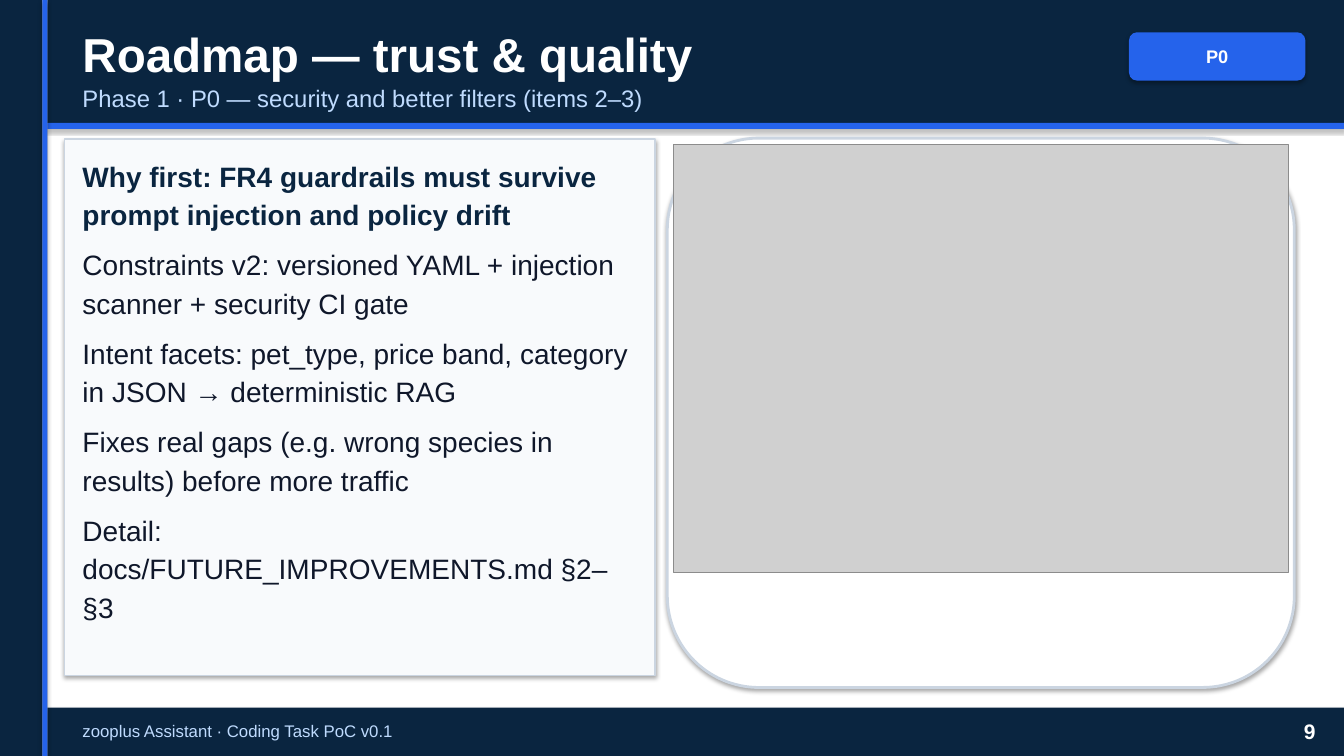
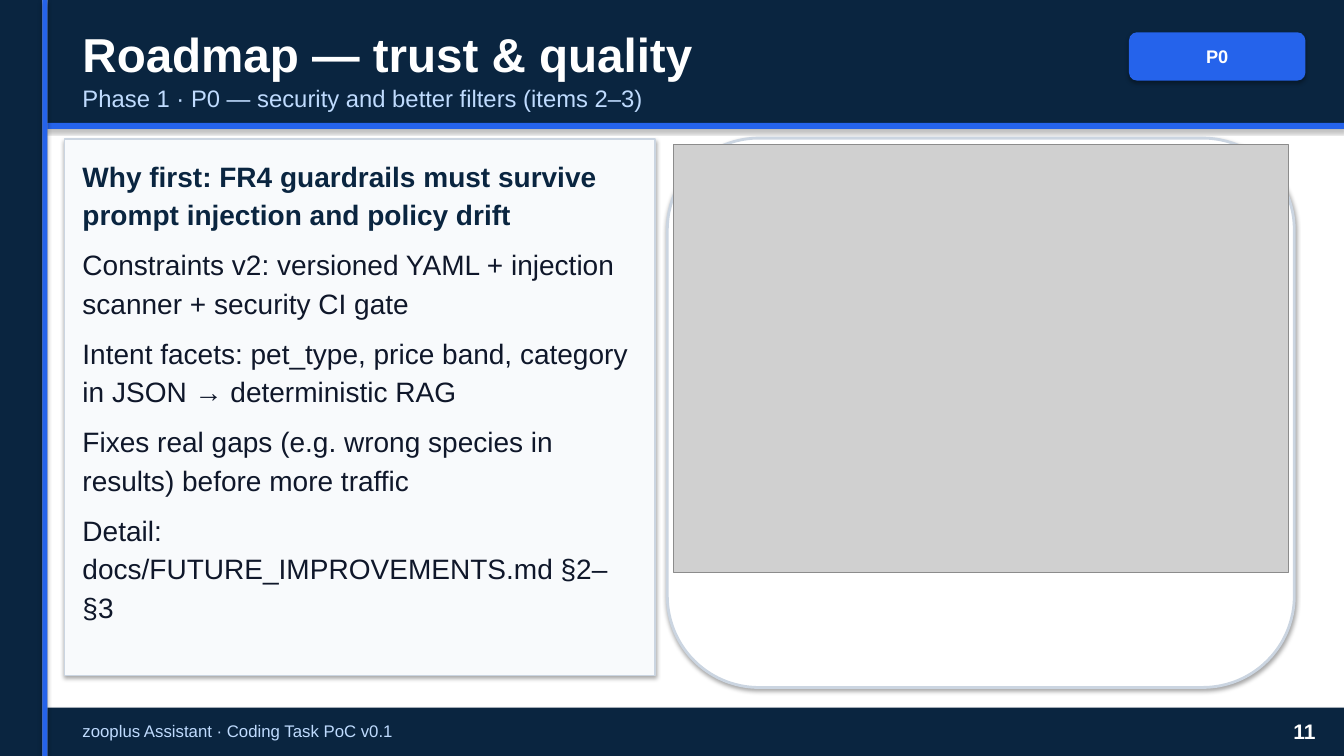
Before and after one commit to peluzzza/PoCAssistantZooplus, a slide deck: slide 11 of docs/deliverables/v0.1/zooplus-assistant-interview-15min-pro.pptx (slide 9 before the commit). Drawn at 1344x756 pixels with LibreOffice and Linux fonts; fonts in the diff are those of the drawing; grey boxes stand for pictures. Boxes give left, top, right and bottom in pixels: in the first picture for what was removed or moved away, otherwise in the second. Text is boxed around its words. In the diff, an @@ line names an element or a change of style, - is before the commit and + after.

```diff
--- a/docs/deliverables/v0.1/zooplus-assistant-interview-15min-pro.pptx
+++ b/docs/deliverables/v0.1/zooplus-assistant-interview-15min-pro.pptx
@@ text at <box>1293,724,1315,739</box>: text changed @@
-9
+11
```
Also in this commit, not shown: 6 other slides changed, 2 slides added, 3 other files.
